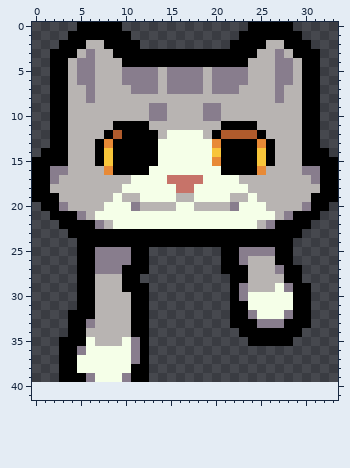
Pixel-art sprite: Assets/Images/Gatito/Sprite-gray7.png. The picture above was drawn from the file before the commit.
The file is 340x400 pixels, drawn in blocks of 10x10; one block is one cell here. The old version is drawn lined up with the new one, on the new canvas.
The same view after the edit:
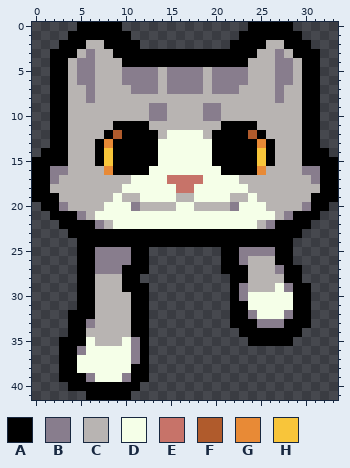
Palette (. is transparent): A #000000  B #887d8d  C #b8b4b2  D #f5ffe8  E #c77369  F #b05b2c  G #e88a36  H #f8c53a
From old to new:
canvas 34x40 -> 34x42
The edit adds colour A in row 40 at x 4 to 11; in row 41 at x 6 to 10.
Colour F gives way to colour A in row 12 at x 21 to 23.
Colour G gives way to colour A in row 13 at x 20; in row 15 at x 20.
Colour H gives way to colour A in row 14 at x 20.
Where, in picture pixels (left, top, right, bottom), the same in both pictures:
changed: (212, 130, 248, 166)
added: (68, 382, 140, 400)
